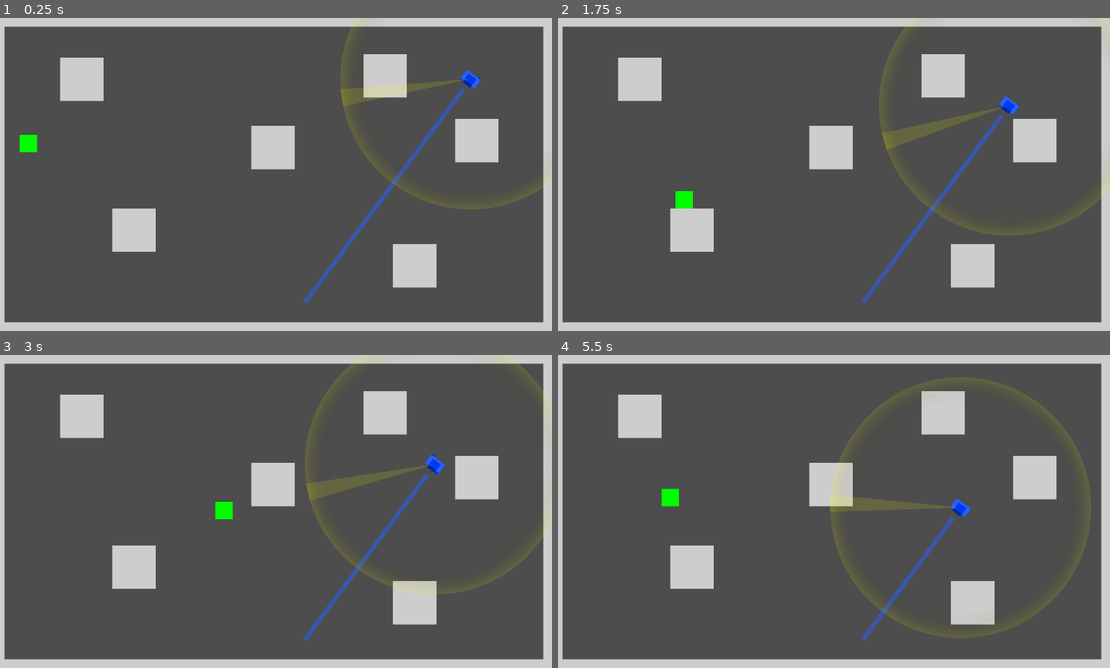
Above: before the commit, frames 1-4 (two rows, left to right).
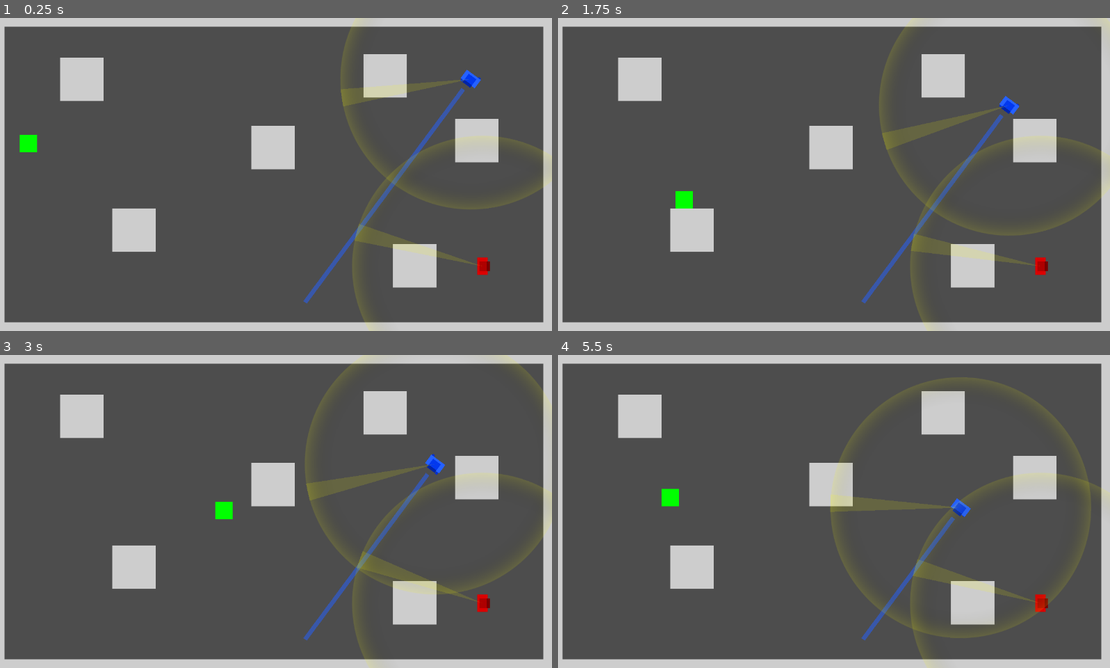
Above: after the commit, the same moments.

Repository: Toxe/godot-state-machines
Game: Godot game, scene res://scenes/main.tscn
Same seed, same stepped clock (60 frames per second), same inputs: the game is played once before the commit and once after it.
Inputs:
- Up to frame 1 (0.25 s): no input
- Up to frame 2 (1.75 s): tap Enter at 0.5 s; hold D (move_right) 0.53-1.28 s; hold Shift 0.53-1.28 s; hold S (move_down) from 1.28 s (still down); tap Shift at 1.35 s
- Up to frame 3 (3 s): release S (move_down) at 2.03 s; hold D (move_right) 2.03-2.78 s; hold Shift 2.03-2.78 s; hold W (move_up) from 2.78 s (still down); tap Shift at 2.85 s
- Up to frame 4 (5.5 s): release W (move_up) at 3.53 s; hold Shift 3.53-4.28 s; hold A (move_left) 3.53-5.03 s; tap Shift at 4.35 s; hold S (move_down) from 5.03 s (still down); hold Shift from 5.03 s (still down)

The runs differ from the first frame. In frame 1, 0.5% of the frame differs, in the area x 64-100%, y 37-100%; in frame 2, 0.6%, in the area x 63-100%, y 37-100%; in frame 3, 0.5%; in frame 4, 0.6%.

Commit message:
Add base RedGuard

Diff:
--- /dev/null
+++ b/scenes/red_guard/red_guard.gd
@@ -0,0 +1,46 @@
+class_name RedGuard extends CharacterBody2D
+
+var player_in_range := false
+var player_detected := false
+
+
+func _process(_delta: float) -> void:
+    if $PlayerSpottedIcon.visible:
+        $PlayerSpottedIcon.global_position = global_position + Vector2(0, -80)
+        $PlayerSpottedIcon.global_rotation = 0
+    if $PlayerLostIcon.visible:
+        $PlayerLostIcon.global_position = global_position + Vector2(0, -80)
+        $PlayerLostIcon.global_rotation = 0
+
+    var player := get_tree().get_first_node_in_group("player") as Player
+    $PlayerDetector.look_at(player.position)
+
+
+func _physics_process(_delta: float) -> void:
+    if player_in_range:
+        player_detected = false
+
+        for raycast: RayCast2D in [$PlayerDetector/RayCast2D1, $PlayerDetector/RayCast2D2, $PlayerDetector/RayCast2D3]:
+            assert(raycast.enabled)
+
+            var collider := raycast.get_collider()
+            if collider and collider is Player:
+                player_detected = true
+                break
+
+
+func _on_player_detector_body_entered(body: Node2D) -> void:
+    if body is Player:
+        player_in_range = true
+
+        for raycast: RayCast2D in [$PlayerDetector/RayCast2D1, $PlayerDetector/RayCast2D2, $PlayerDetector/RayCast2D3]:
+            raycast.enabled = true
+
+
+func _on_player_detector_body_exited(body: Node2D) -> void:
+    if body is Player:
+        player_in_range = false
+        player_detected = false
+
+        for raycast: RayCast2D in [$PlayerDetector/RayCast2D1, $PlayerDetector/RayCast2D2, $PlayerDetector/RayCast2D3]:
+            raycast.enabled = false
--- /dev/null
+++ b/scenes/red_guard/red_guard.tscn
@@ -0,0 +1,317 @@
+[gd_scene load_steps=14 format=3 uid="uid://da5hmj40ofv2g"]
+
+[ext_resource type="Script" path="res://scenes/red_guard/red_guard.gd" id="1_ojsrk"]
+[ext_resource type="Texture2D" uid="uid://b75wqpqc0yiuh" path="res://assets/images/guard/player_detection_area.svg" id="2_mifmn"]
+[ext_resource type="Texture2D" uid="uid://vn8q8kfw6tkp" path="res://assets/images/guard/player_spotted.svg" id="3_2vaa2"]
+[ext_resource type="Texture2D" uid="uid://13cd1hx1fosw" path="res://assets/images/guard/player_lost.svg" id="4_075pv"]
+
+[sub_resource type="CircleShape2D" id="CircleShape2D_85msq"]
+radius = 20.0
+
+[sub_resource type="CircleShape2D" id="CircleShape2D_l83e1"]
+radius = 300.0
+
+[sub_resource type="Animation" id="Animation_bedvk"]
+length = 0.001
+tracks/0/type = "value"
+tracks/0/imported = false
+tracks/0/enabled = true
+tracks/0/path = NodePath("Sprite/ColorRect4:position")
+tracks/0/interp = 1
+tracks/0/loop_wrap = true
+tracks/0/keys = {
+"times": PackedFloat32Array(0),
+"transitions": PackedFloat32Array(1),
+"update": 0,
+"values": [Vector2(-12, -18)]
+}
+tracks/1/type = "value"
+tracks/1/imported = false
+tracks/1/enabled = true
+tracks/1/path = NodePath("Sprite/ColorRect5:position")
+tracks/1/interp = 1
+tracks/1/loop_wrap = true
+tracks/1/keys = {
+"times": PackedFloat32Array(0),
+"transitions": PackedFloat32Array(1),
+"update": 0,
+"values": [Vector2(-12, 12)]
+}
+tracks/2/type = "value"
+tracks/2/imported = false
+tracks/2/enabled = true
+tracks/2/path = NodePath("PlayerSpottedIcon:visible")
+tracks/2/interp = 1
+tracks/2/loop_wrap = true
+tracks/2/keys = {
+"times": PackedFloat32Array(0),
+"transitions": PackedFloat32Array(1),
+"update": 1,
+"values": [false]
+}
+tracks/3/type = "value"
+tracks/3/imported = false
+tracks/3/enabled = true
+tracks/3/path = NodePath("PlayerLostIcon:visible")
+tracks/3/interp = 1
+tracks/3/loop_wrap = true
+tracks/3/keys = {
+"times": PackedFloat32Array(0),
+"transitions": PackedFloat32Array(1),
+"update": 1,
+"values": [false]
+}
+
+[sub_resource type="Animation" id="Animation_weh2p"]
+resource_name = "idle"
+length = 0.001
+tracks/0/type = "value"
+tracks/0/imported = false
+tracks/0/enabled = true
+tracks/0/path = NodePath("Sprite/ColorRect4:position")
+tracks/0/interp = 1
+tracks/0/loop_wrap = true
+tracks/0/keys = {
+"times": PackedFloat32Array(0),
+"transitions": PackedFloat32Array(1),
+"update": 0,
+"values": [Vector2(-12, -18)]
+}
+tracks/1/type = "value"
+tracks/1/imported = false
+tracks/1/enabled = true
+tracks/1/path = NodePath("Sprite/ColorRect5:position")
+tracks/1/interp = 1
+tracks/1/loop_wrap = true
+tracks/1/keys = {
+"times": PackedFloat32Array(0),
+"transitions": PackedFloat32Array(1),
+"update": 0,
+"values": [Vector2(-12, 12)]
+}
+
+[sub_resource type="Animation" id="Animation_rwyc0"]
+resource_name = "player_lost"
+tracks/0/type = "value"
+tracks/0/imported = false
+tracks/0/enabled = true
+tracks/0/path = NodePath("PlayerLostIcon:visible")
+tracks/0/interp = 1
+tracks/0/loop_wrap = true
+tracks/0/keys = {
+"times": PackedFloat32Array(0, 1),
+"transitions": PackedFloat32Array(1, 1),
+"update": 1,
+"values": [true, false]
+}
+
+[sub_resource type="Animation" id="Animation_0khst"]
+resource_name = "player_spotted"
+tracks/0/type = "value"
+tracks/0/imported = false
+tracks/0/enabled = true
+tracks/0/path = NodePath("PlayerSpottedIcon:visible")
+tracks/0/interp = 1
+tracks/0/loop_wrap = true
+tracks/0/keys = {
+"times": PackedFloat32Array(0, 1),
+"transitions": PackedFloat32Array(1, 1),
+"update": 1,
+"values": [true, false]
+}
+
+[sub_resource type="Animation" id="Animation_doall"]
+resource_name = "run"
+loop_mode = 1
+tracks/0/type = "value"
+tracks/0/imported = false
+tracks/0/enabled = true
+tracks/0/path = NodePath("Sprite/ColorRect4:position")
+tracks/0/interp = 2
+tracks/0/loop_wrap = true
+tracks/0/keys = {
+"times": PackedFloat32Array(0, 0.5),
+"transitions": PackedFloat32Array(1, 1),
+"update": 0,
+"values": [Vector2(-19, -18), Vector2(1, -18)]
+}
+tracks/1/type = "value"
+tracks/1/imported = false
+tracks/1/enabled = true
+tracks/1/path = NodePath("Sprite/ColorRect5:position")
+tracks/1/interp = 2
+tracks/1/loop_wrap = true
+tracks/1/keys = {
+"times": PackedFloat32Array(0, 0.5),
+"transitions": PackedFloat32Array(1, 1),
+"update": 0,
+"values": [Vector2(1, 12), Vector2(-19, 12)]
+}
+
+[sub_resource type="Animation" id="Animation_20aey"]
+resource_name = "walk"
+length = 2.0
+loop_mode = 1
+tracks/0/type = "value"
+tracks/0/imported = false
+tracks/0/enabled = true
+tracks/0/path = NodePath("Sprite/ColorRect4:position")
+tracks/0/interp = 2
+tracks/0/loop_wrap = true
+tracks/0/keys = {
+"times": PackedFloat32Array(0, 1),
+"transitions": PackedFloat32Array(1, 1),
+"update": 0,
+"values": [Vector2(-16, -18), Vector2(-6, -18)]
+}
+tracks/1/type = "value"
+tracks/1/imported = false
+tracks/1/enabled = true
+tracks/1/path = NodePath("Sprite/ColorRect5:position")
+tracks/1/interp = 2
+tracks/1/loop_wrap = true
+tracks/1/keys = {
+"times": PackedFloat32Array(0, 1),
+"transitions": PackedFloat32Array(1, 1),
+"update": 0,
+"values": [Vector2(-6, 12), Vector2(-16, 12)]
+}
+
+[sub_resource type="AnimationLibrary" id="AnimationLibrary_k0opl"]
+_data = {
+"RESET": SubResource("Animation_bedvk"),
+"idle": SubResource("Animation_weh2p"),
+"player_lost": SubResource("Animation_rwyc0"),
+"player_spotted": SubResource("Animation_0khst"),
+"run": SubResource("Animation_doall"),
+"walk": SubResource("Animation_20aey")
+}
+
+[node name="RedGuard" type="CharacterBody2D"]
+collision_layer = 4
+collision_mask = 7
+script = ExtResource("1_ojsrk")
+
+[node name="CollisionShape2D" type="CollisionShape2D" parent="."]
+shape = SubResource("CircleShape2D_85msq")
+
+[node name="PlayerDetector" type="Area2D" parent="."]
+collision_layer = 0
+collision_mask = 2
+
+[node name="CollisionShape2D" type="CollisionShape2D" parent="PlayerDetector"]
+shape = SubResource("CircleShape2D_l83e1")
+
+[node name="RayCast2D1" type="RayCast2D" parent="PlayerDetector"]
+enabled = false
+target_position = Vector2(300, 0)
+collision_mask = 7
+
+[node name="RayCast2D2" type="RayCast2D" parent="PlayerDetector"]
+enabled = false
+target_position = Vector2(300, -20)
+collision_mask = 7
+
+[node name="RayCast2D3" type="RayCast2D" parent="PlayerDetector"]
+enabled = false
+target_position = Vector2(300, 20)
+collision_mask = 7
+
+[node name="Polygon2D" type="Polygon2D" parent="PlayerDetector"]
+z_index = 4
+color = Color(1, 1, 0, 0.141176)
+polygon = PackedVector2Array(300, -20, 300, 0, 300, 20, 0, 0)
+
+[node name="PlayerDetectionAreaSprite" type="Sprite2D" parent="PlayerDetector"]
+modulate = Color(1, 1, 0, 0.137255)
+z_index = 4
+texture = ExtResource("2_mifmn")
+
+[node name="AnimationPlayer" type="AnimationPlayer" parent="."]
+libraries = {
+"": SubResource("AnimationLibrary_k0opl")
+}
+
+[node name="Sprite" type="Node2D" parent="."]
+
+[node name="ColorRect4" type="ColorRect" parent="Sprite"]
+anchors_preset = 8
+anchor_left = 0.5
+anchor_top = 0.5
+anchor_right = 0.5
+anchor_bottom = 0.5
+offset_left = -12.0
+offset_top = -18.0
+offset_right = 11.9999
+offset_bottom = -12.0
+grow_horizontal = 2
+grow_vertical = 2
+color = Color(0.592157, 0, 0, 1)
+
+[node name="ColorRect5" type="ColorRect" parent="Sprite"]
+anchors_preset = 8
+anchor_left = 0.5
+anchor_top = 0.5
+anchor_right = 0.5
+anchor_bottom = 0.5
+offset_left = -12.0
+offset_top = 12.0
+offset_right = 12.0005
+offset_bottom = 18.0
+grow_horizontal = 2
+grow_vertical = 2
+color = Color(0.592157, 0, 0, 1)
+
+[node name="ColorRect" type="ColorRect" parent="Sprite"]
+anchors_preset = 8
+anchor_left = 0.5
+anchor_top = 0.5
+anchor_right = 0.5
+anchor_bottom = 0.5
+offset_left = -12.0
+offset_top = -20.0
+offset_right = 12.0
+offset_bottom = 20.0
+grow_horizontal = 2
+grow_vertical = 2
+color = Color(0.858824, 0, 0, 1)
+
+[node name="ColorRect2" type="ColorRect" parent="Sprite"]
+anchors_preset = 8
+anchor_left = 0.5
+anchor_top = 0.5
+anchor_right = 0.5
+anchor_bottom = 0.5
+offset_left = -7.0
+offset_top = -11.0
+offset_right = 17.0
+offset_bottom = 11.0
+grow_horizontal = 2
+grow_vertical = 2
+color = Color(0.682353, 0, 0, 1)
+
+[node name="ColorRect3" type="ColorRect" parent="Sprite"]
+anchors_preset = 8
+anchor_left = 0.5
+anchor_top = 0.5
+anchor_right = 0.5
+anchor_bottom = 0.5
+offset_left = 10.0
+offset_top = -11.0
+offset_right = 17.0
+offset_bottom = 11.0
+grow_horizontal = 2
+grow_vertical = 2
+color = Color(0.47451, 0, 0, 1)
+
+[node name="PlayerSpottedIcon" type="Sprite2D" parent="."]
+visible = false
+z_index = 5
+position = Vector2(0, -80)
+texture = ExtResource("3_2vaa2")
+
+[node name="PlayerLostIcon" type="Sprite2D" parent="."]
+visible = false
+z_index = 5
+position = Vector2(0, -80)
+texture = ExtResource("4_075pv")
--- a/scenes/world.tscn
+++ b/scenes/world.tscn
@@ -1,8 +1,9 @@
-[gd_scene load_steps=4 format=3 uid="uid://dn18x5gkv5ki6"]
+[gd_scene load_steps=5 format=3 uid="uid://dn18x5gkv5ki6"]
 
 [ext_resource type="PackedScene" uid="uid://ch08qkqvu0tvo" path="res://scenes/wall.tscn" id="1_f7bvh"]
 [ext_resource type="PackedScene" uid="uid://bqi7rvotgft2y" path="res://scenes/player/player.tscn" id="2_x0ahe"]
 [ext_resource type="PackedScene" uid="uid://bvlji4x1raroh" path="res://scenes/blue_guard/blue_guard.tscn" id="3_atp2t"]
+[ext_resource type="PackedScene" uid="uid://da5hmj40ofv2g" path="res://scenes/red_guard/red_guard.tscn" id="4_fxlcj"]
 
 [node name="World" type="Node2D"]
 
@@ -47,3 +48,6 @@
 
 [node name="BlueGuard" parent="." instance=ExtResource("3_atp2t")]
 position = Vector2(1100, 131)
+
+[node name="RedGuard" parent="." instance=ExtResource("4_fxlcj")]
+position = Vector2(1120, 571)
